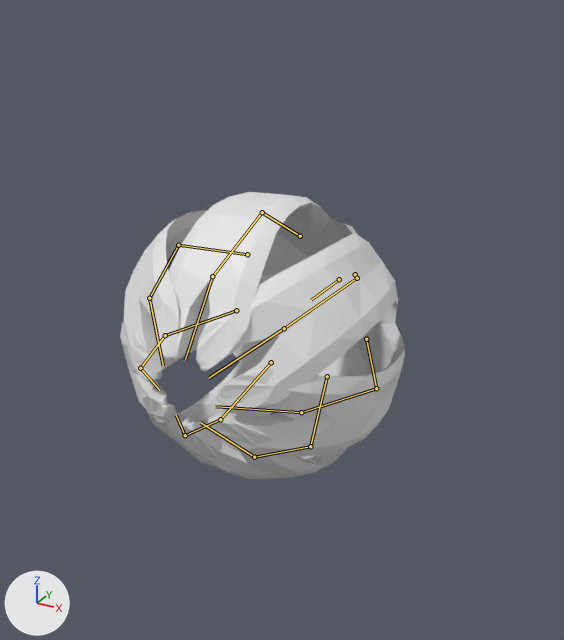
An edit to the Blender file Enemies/IceFairyEphyra.blend, drawn before and after from the same camera.
Camera for both pictures: a 50 mm camera at (4.94, -10.82, 4.52) aimed at (0.08, -1.98, 0.1). Arrows for +X, +Y and +Z are at lower left; the lights stay in place. The picture after the commit comes second. Both versions are drawn at frame 60 of the action 'ChargeShot'; the numbers are the values there. The bones that bend it are drawn over the model as lines.

Names of what the first picture shows: 'Ephyra'.
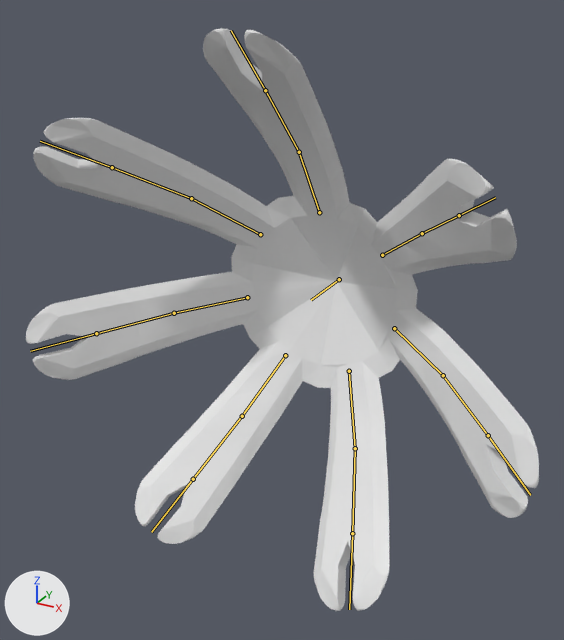
Location of each change, [x1, y1, x2, y2] in pixels of the pictures (564 x 640 px):
'Ephyra', posed (80% wider, 103% taller): before [120, 192, 405, 479]; after [26, 28, 539, 611]
bone 'Bone.002', root to tip: before (236, 310) to (165, 335); after (247, 297) to (174, 313)
bone 'Bone.009', root to tip: before (165, 335) to (140, 368); after (174, 313) to (96, 333)
bone 'Bone.016', root to tip: before (140, 368) to (159, 390); after (96, 333) to (30, 351)
bone 'Bone.003', root to tip: before (247, 254) to (178, 245); after (260, 234) to (191, 198)
bone 'Bone.010', root to tip: before (178, 245) to (149, 298); after (191, 198) to (112, 167)
bone 'Bone.017', root to tip: before (149, 298) to (163, 365); after (112, 167) to (40, 141)
bone 'Bone.004', root to tip: before (300, 236) to (262, 212); after (319, 212) to (299, 152)
bone 'Bone.011', root to tip: before (262, 212) to (212, 276); after (299, 152) to (265, 90)
bone 'Bone.018', root to tip: before (212, 276) to (185, 360); after (265, 90) to (231, 30)
bone 'Bone.005', root to tip: before (355, 274) to (357, 278); after (382, 255) to (422, 233)
bone 'Bone.012', root to tip: before (357, 278) to (284, 328); after (422, 233) to (459, 215)
bone 'Bone.019', root to tip: before (284, 328) to (208, 378); after (459, 215) to (495, 197)
bone 'Bone.006', root to tip: before (366, 339) to (376, 388); after (394, 328) to (443, 375)
bone 'Bone.013', root to tip: before (376, 388) to (301, 412); after (443, 375) to (488, 435)
bone 'Bone.020', root to tip: before (301, 412) to (215, 406); after (488, 435) to (530, 495)
bone 'Bone.007', root to tip: before (327, 376) to (310, 446); after (349, 371) to (355, 448)
bone 'Bone.014', root to tip: before (310, 446) to (254, 457); after (355, 448) to (352, 533)
bone 'Bone.021', root to tip: before (254, 457) to (200, 422); after (352, 533) to (349, 609)
bone 'Bone.008', root to tip: before (271, 362) to (220, 419); after (285, 355) to (242, 416)
bone 'Bone.015', root to tip: before (220, 419) to (185, 435); after (242, 416) to (193, 479)
bone 'Bone.022', root to tip: before (185, 435) to (176, 415); after (193, 479) to (151, 532)

The change in detail:
Bone 'Bone.002' (bone_bone_002) moves from (0.0, -0.38, 1.4) to (0.0, -0.19, 0.77).
Bone 'Bone.002' (bone_bone_002) turns from (60, 0, 0) to (34, 0, 0) degrees about its own x, y and z.
Bone 'Bone.009' (bone_bone_009) moves from (0.0, 0.83, 1.63) to (0.0, -0.16, -0.02).
Bone 'Bone.009' (bone_bone_009) turns from (52, 0, 0) to (11, 0, 0) degrees about its own x, y and z.
Bone 'Bone.016' (bone_bone_016) moves from (0.0, 1.1, 1.1) to (0.0, -0.09, 0.01).
Bone 'Bone.016' (bone_bone_016) turns from (30, 0, 0) to (2, 0, 0) degrees about its own x, y and z.
Bone 'Bone.003' (bone_bone_003) moves from (0.0, -0.38, 1.4) to (0.0, -0.19, 0.77).
Bone 'Bone.003' (bone_bone_003) turns from (60, 0, 0) to (34, 0, 0) degrees about its own x, y and z.
Bone 'Bone.010' (bone_bone_010) moves from (0.0, 0.83, 1.63) to (0.0, -0.16, -0.02).
Bone 'Bone.010' (bone_bone_010) turns from (52, 0, 0) to (11, 0, 0) degrees about its own x, y and z.
Bone 'Bone.017' (bone_bone_017) moves from (0.0, 1.1, 1.1) to (0.0, -0.09, 0.01).
Bone 'Bone.017' (bone_bone_017) turns from (30, 0, 0) to (2, 0, 0) degrees about its own x, y and z.
Bone 'Bone.004' (bone_bone_004) moves from (0.0, -0.38, 1.4) to (0.0, -0.19, 0.77).
Bone 'Bone.004' (bone_bone_004) turns from (60, 0, 0) to (34, 0, 0) degrees about its own x, y and z.
Bone 'Bone.011' (bone_bone_011) moves from (0.0, 0.83, 1.63) to (0.0, -0.16, -0.02).
Bone 'Bone.011' (bone_bone_011) turns from (52, 0, 0) to (11, 0, 0) degrees about its own x, y and z.
Bone 'Bone.018' (bone_bone_018) moves from (0.0, 1.1, 1.1) to (0.0, -0.09, 0.01).
Bone 'Bone.018' (bone_bone_018) turns from (30, 0, 0) to (2, 0, 0) degrees about its own x, y and z.
Bone 'Bone.005' (bone_bone_005) moves from (0.0, -0.38, 1.4) to (0.0, -0.19, 0.77).
Bone 'Bone.005' (bone_bone_005) turns from (60, 0, 0) to (34, 0, 0) degrees about its own x, y and z.
Bone 'Bone.012' (bone_bone_012) moves from (0.0, 0.83, 1.63) to (0.0, -0.16, -0.02).
Bone 'Bone.012' (bone_bone_012) turns from (53, 0, 0) to (11, 0, 0) degrees about its own x, y and z.
Bone 'Bone.019' (bone_bone_019) moves from (0.0, 1.1, 1.1) to (0.0, -0.09, 0.01).
Bone 'Bone.019' (bone_bone_019) turns from (30, 0, 0) to (2, 0, 0) degrees about its own x, y and z.
Bone 'Bone.006' (bone_bone_006) moves from (0.0, -0.38, 1.4) to (0.0, -0.19, 0.77).
Bone 'Bone.006' (bone_bone_006) turns from (60, 0, 0) to (34, 0, 0) degrees about its own x, y and z.
Bone 'Bone.013' (bone_bone_013) moves from (0.0, 0.83, 1.63) to (0.0, -0.16, -0.02).
Bone 'Bone.013' (bone_bone_013) turns from (52, 0, 0) to (11, 0, 0) degrees about its own x, y and z.
Bone 'Bone.020' (bone_bone_020) moves from (0.0, 1.1, 1.1) to (0.0, -0.09, 0.01).
Bone 'Bone.020' (bone_bone_020) turns from (30, 0, 0) to (2, 0, 0) degrees about its own x, y and z.
Bone 'Bone.007' (bone_bone_007) moves from (0.0, -0.38, 1.4) to (0.0, -0.19, 0.77).
Bone 'Bone.007' (bone_bone_007) turns from (60, 0, 0) to (34, 0, 0) degrees about its own x, y and z.
Bone 'Bone.014' (bone_bone_014) moves from (0.0, 0.83, 1.63) to (0.0, -0.16, -0.02).
Bone 'Bone.014' (bone_bone_014) turns from (53, 0, 0) to (11, 0, 0) degrees about its own x, y and z.
Bone 'Bone.021' (bone_bone_021) moves from (0.0, 1.1, 1.1) to (0.0, -0.09, 0.01).
Bone 'Bone.021' (bone_bone_021) turns from (30, 0, 0) to (2, 0, 0) degrees about its own x, y and z.
Bone 'Bone.008' (bone_bone_008) moves from (0.0, -0.38, 1.4) to (0.0, -0.19, 0.77).
Bone 'Bone.008' (bone_bone_008) turns from (60, 0, 0) to (34, 0, 0) degrees about its own x, y and z.
Bone 'Bone.015' (bone_bone_015) moves from (0.0, 0.83, 1.63) to (0.0, -0.16, -0.02).
Bone 'Bone.015' (bone_bone_015) turns from (52, 0, 0) to (11, 0, 0) degrees about its own x, y and z.
Bone 'Bone.022' (bone_bone_022) moves from (0.0, 1.1, 1.1) to (0.0, -0.09, 0.01).
Bone 'Bone.022' (bone_bone_022) turns from (30, 0, 0) to (2, 0, 0) degrees about its own x, y and z.
